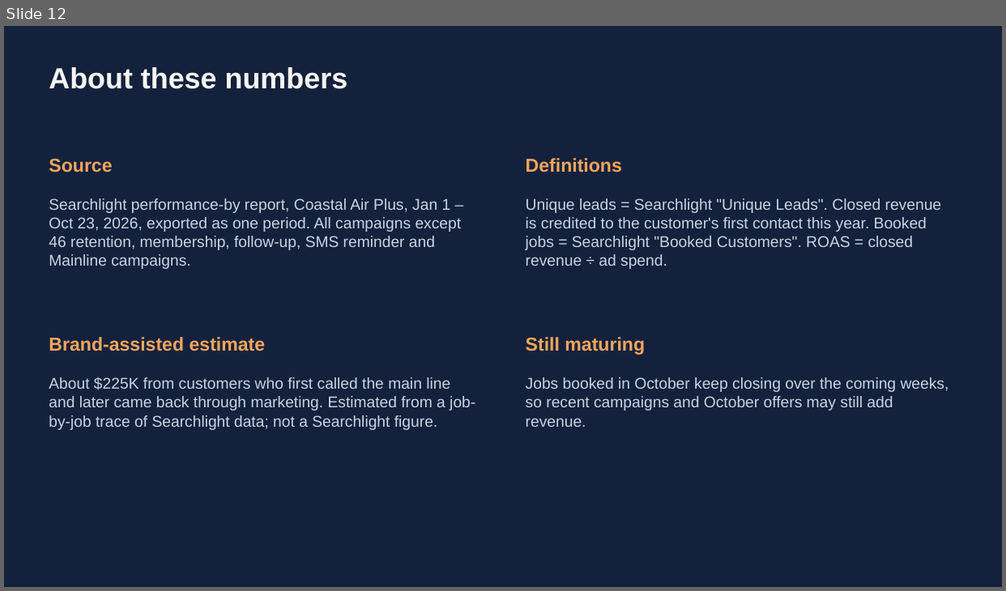
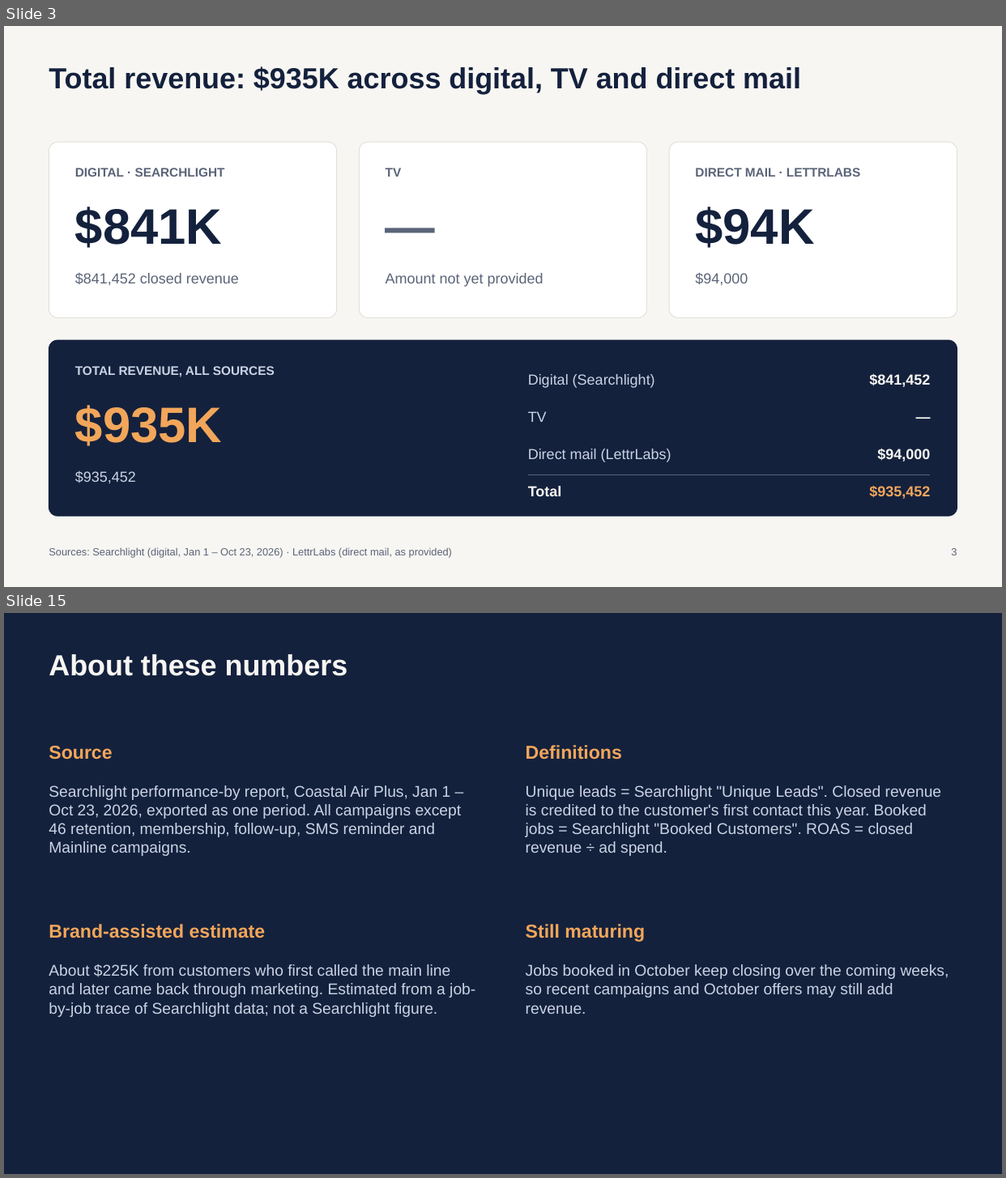
Before and after one commit to MktgCAP/Searchlight-YTD-Analysis, a slide deck: Coastal-Air-Plus-YTD-Performance-Oct23-2026.pptx. Shown one above the other, each under a label of ours: slide 12 before the commit, slides 3 and 15 after it; the slides between them are not shown. The pictures are 1006x591 and 1006x1178 pixels, drawn with LibreOffice and Linux fonts; fonts in the diff are those of the drawing. Boxes give left, top, right and bottom in pixels: in the first picture for what was removed or moved away, otherwise in the second. Text is boxed around its words. In the diff, an @@ line names an element or a change of style, - is before the commit and + after.

```diff
--- a/Coastal-Air-Plus-YTD-Performance-Oct23-2026.pptx
+++ b/Coastal-Air-Plus-YTD-Performance-Oct23-2026.pptx
@@ slide 3 added at bbox=[4, 26, 1002, 587], background #F7F6F2 @@
@@ text added at bbox=[49, 66, 801, 94], 28 pt, text #14213D, bold @@
+Total revenue: $935K across digital, TV and direct mail
@@ rounded rectangle added at bbox=[49, 142, 336, 318], fill #FFFFFF, outline #E2E0D8 0.75 pt @@
@@ rounded rectangle added at bbox=[359, 142, 646, 318], fill #FFFFFF, outline #E2E0D8 0.75 pt @@
@@ rounded rectangle added at bbox=[670, 142, 957, 318], fill #FFFFFF, outline #E2E0D8 0.75 pt @@
@@ text added at bbox=[75, 168, 225, 177], 12 pt, text #5A6478, bold @@
+DIGITAL · SEARCHLIGHT
@@ text added at bbox=[386, 168, 402, 177], 12 pt, text #5A6478, bold @@
+TV
@@ text added at bbox=[695, 168, 860, 177], 12 pt, text #5A6478, bold @@
+DIRECT MAIL · LETTRLABS
@@ text added at bbox=[385, 194, 620, 262], 48 pt, text #5A6478, bold @@
+—
@@ text added at bbox=[75, 207, 222, 248], 48 pt, text #14213D, bold @@
+$841K
@@ text added at bbox=[695, 207, 814, 248], 48 pt, text #14213D, bold @@
+$94K
@@ text added at bbox=[75, 273, 239, 285], 14 pt, text #5A6478 @@
+$841,452 closed revenue
@@ text added at bbox=[386, 273, 543, 287], 14 pt, text #5A6478 @@
+Amount not yet provided
@@ text added at bbox=[695, 272, 748, 286], 14 pt, text #5A6478 @@
+$94,000
@@ rounded rectangle added at bbox=[49, 340, 957, 516], fill #14213D, outline #14213D 0.75 pt @@
@@ text added at bbox=[75, 366, 275, 378], 12 pt, text #C9D3E3, bold @@
+TOTAL REVENUE, ALL SOURCES
@@ text added at bbox=[528, 374, 655, 388], 14 pt, text #C9D3E3 @@
+Digital (Searchlight)
@@ text added at bbox=[869, 373, 930, 387], 14 pt, text #F7F6F2, bold @@
+$841,452
@@ text added at bbox=[75, 405, 222, 446], 48 pt, text #F2A65A, bold @@
+$935K
@@ text added at bbox=[528, 412, 547, 422], 14 pt, text #C9D3E3 @@
+TV
@@ text added at bbox=[790, 408, 931, 434], 14 pt, text #F7F6F2, bold @@
+—
@@ text added at bbox=[528, 449, 671, 463], 14 pt, text #C9D3E3 @@
+Direct mail (LettrLabs)
@@ text added at bbox=[877, 448, 930, 462], 14 pt, text #F7F6F2, bold @@
+$94,000
@@ text added at bbox=[75, 472, 136, 484], 14 pt, text #C9D3E3 @@
+$935,452
@@ line added from (528, 476) to (931, 476), #5A6478 0.75 pt @@
@@ text added at bbox=[528, 486, 562, 497], 14 pt, text #F7F6F2, bold @@
+Total
@@ text added at bbox=[869, 485, 930, 499], 14 pt, text #F2A65A, bold @@
+$935,452
@@ text added at bbox=[49, 548, 452, 558], 10 pt, text #5A6478 @@
+Sources: Searchlight (digital, Jan 1 – Oct 23, 2026) · LettrLabs (direct mail, as provided)
@@ text added at bbox=[951, 548, 957, 556], 10 pt, text #5A6478 @@
+3
@@ what was slide 12 is now slide 15 @@
```
Also in this commit, not shown: 11 slides changed, 2 other slides added.
